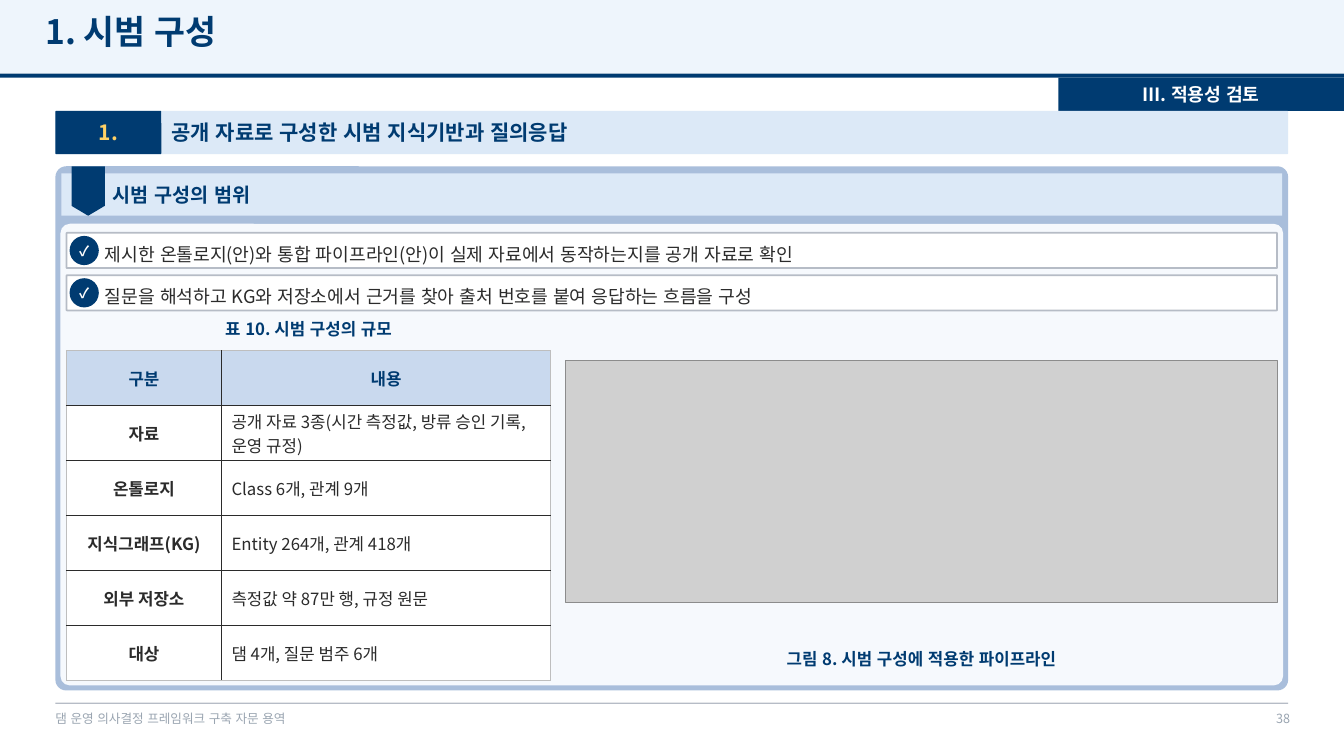
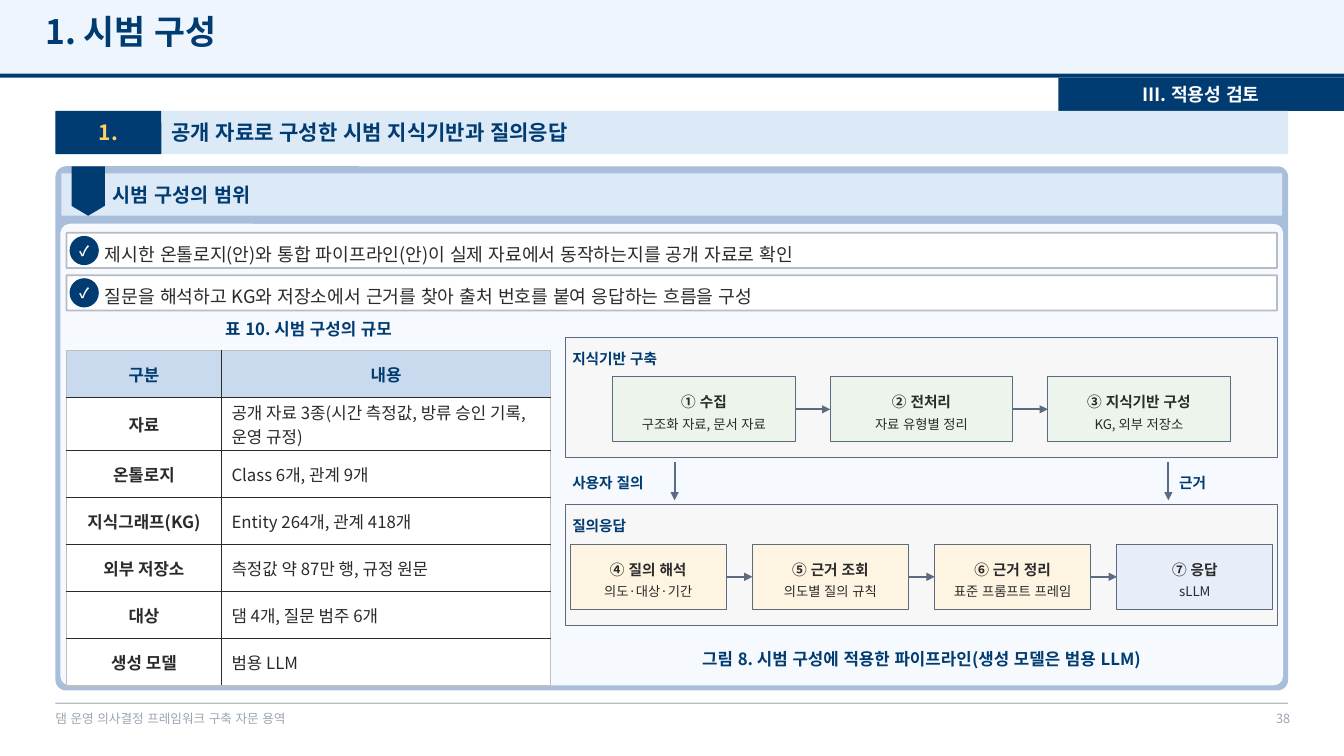
Before and after one commit to mkm1119/KGRAG-LLM, a slide deck: slide 38 of project_khnp/2026.12.09_최종보고회_발표자료_초안.pptx. Drawn at 1344x756 pixels with LibreOffice and Linux fonts; fonts in the diff are those of the drawing; grey boxes stand for pictures; background and template pictures are left out. Boxes give left, top, right and bottom in pixels: in the first picture for what was removed or moved away, otherwise in the second. Text is boxed around its words. In the diff, an @@ line names an element or a change of style, - is before the commit and + after.

```diff
--- a/project_khnp/2026.12.09_최종보고회_발표자료_초안.pptx
+++ b/project_khnp/2026.12.09_최종보고회_발표자료_초안.pptx
@@ table at [67,351,552,681] @@
+row 7: 생성 모델 | 범용 LLM
@@ rectangle added at [566,338,1277,459], fill #F7F7F7, outline #5B6B82 0.75 pt @@
@@ text added at [572,351,657,366], 10.5 pt, text #003B71, bold @@
+지식기반 구축
@@ picture removed at [566,360,1277,602] @@
@@ rectangle added at [613,377,796,442], fill #EDF4EC, outline #5B6B82 0.75 pt @@
@@ rectangle added at [831,377,1013,442], fill #EDF4EC, outline #5B6B82 0.75 pt @@
@@ rectangle added at [1049,377,1231,442], fill #EDF4EC, outline #5B6B82 0.75 pt @@
@@ text added at [642,394,765,432], 9.5 pt, text #2B2B2B @@
+① 수집
+구조화 자료, 문서 자료
@@ arrow added from (796, 409) to (831, 409), #5B6B82 1.5 pt @@
@@ text added at [875,394,967,430], 9.5 pt, text #2B2B2B @@
+② 전처리
+자료 유형별 정리
@@ arrow added from (1013, 409) to (1049, 409), #5B6B82 1.5 pt @@
@@ text added at [1087,394,1191,431], 9.5 pt, text #2B2B2B @@
+③ 지식기반 구성
+KG, 외부 저장소
@@ text added at [572,475,644,490], 10.5 pt, text #003B71, bold @@
+사용자 질의
@@ arrow added from (675, 463) to (675, 500), #5B6B82 1.5 pt @@
@@ arrow added from (1169, 463) to (1169, 500), #5B6B82 1.5 pt @@
@@ text added at [1179,475,1206,490], 10.5 pt, text #003B71, bold @@
+근거
@@ rectangle added at [566,505,1277,626], fill #F7F7F7, outline #5B6B82 0.75 pt @@
@@ text added at [572,518,626,533], 10.5 pt, text #003B71, bold @@
+질의응답
@@ rectangle added at [571,544,727,609], fill #FDF5E2, outline #5B6B82 0.75 pt @@
@@ text added at [604,562,692,597], 9.5 pt, text #2B2B2B @@
+④ 질의 해석
+의도·대상·기간
@@ rectangle added at [753,544,909,609], fill #FDF5E2, outline #5B6B82 0.75 pt @@
@@ text added at [784,562,876,597], 9.5 pt, text #2B2B2B @@
+⑤ 근거 조회
+의도별 질의 규칙
@@ rectangle added at [935,544,1091,609], fill #FDF5E2, outline #5B6B82 0.75 pt @@
@@ text added at [954,562,1072,597], 9.5 pt, text #2B2B2B @@
+⑥ 근거 정리
+표준 프롬프트 프레임
@@ rectangle added at [1117,544,1273,609], fill #E8EDFA, outline #5B6B82 0.75 pt @@
@@ text added at [1172,562,1218,596], 9.5 pt, text #2B2B2B @@
+⑦ 응답
+sLLM
@@ arrow added from (726, 577) to (753, 577), #5B6B82 1.5 pt @@
@@ arrow added from (908, 577) to (935, 577), #5B6B82 1.5 pt @@
@@ arrow added from (1091, 577) to (1117, 577), #5B6B82 1.5 pt @@
@@ text at [702,651,1141,669]: text changed @@
-그림 8. 시범 구성에 적용한 파이프라인
+그림 8. 시범 구성에 적용한 파이프라인(생성 모델은 범용 LLM)
```
Also in this commit, not shown: 12 other slides changed, 1 slide added, 2 other files.
